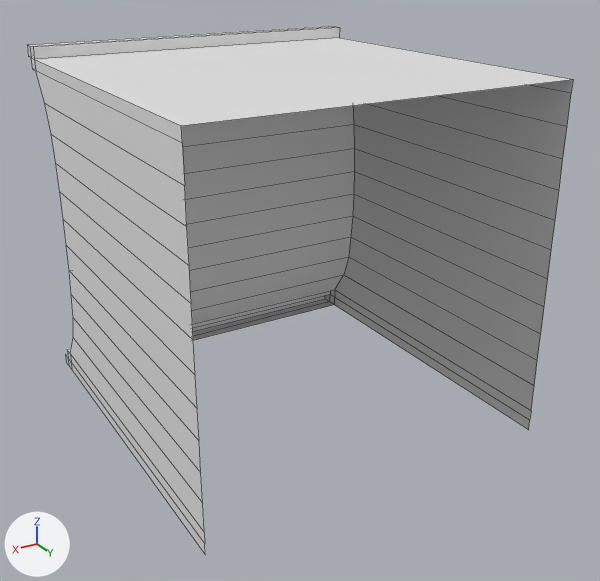
The FBX model Assets/02 Models/BuildingBlocks/BlockModels/RoofCenter.fbx, before and after one commit.
Both versions are drawn from a camera (50 mm lens) standing at (-0.916, 1.887, 2.786) and looking at (-2.02, 0.047, 1.866). Lighting does not change. The marker at lower left points along +X, +Y and +Z. Mesh edges are drawn as thin lines. Where no turn or scale is listed for an object, it has been applied to the vertices.

Names of what the first picture shows: 'RoofCenter'.
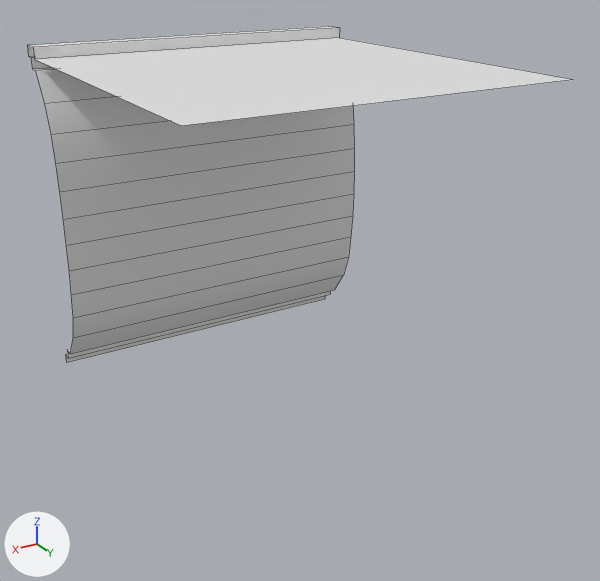
Location of each change, [x1, y1, x2, y2] in pixels of the pictures (600 x 581 px):
'RoofCenter', reshaped (36% shorter)
    before: [27, 26, 573, 553]
    after: [27, 26, 573, 363]
part 1 of me_mesh, cut back
    before: [27, 26, 573, 553]
    after: [28, 26, 337, 48]

Diff of the bpy script that builds the scene:
```diff
--- a/Assets/02 Models/BuildingBlocks/BlockModels/RoofCenter.fbx.py
+++ b/Assets/02 Models/BuildingBlocks/BlockModels/RoofCenter.fbx.py
@@ me_mesh @@
 # used by ob_roofcenter; location = (-2.0, 0.5, 1.5)
-me_mesh.from_pydata(...)  # 82 vertices, 65 faces; spans x -0.5..0.5, y -1.064..0.0, z 0.0..1.0
+me_mesh.from_pydata(...)  # 46 vertices, 22 faces; spans x -0.5..0.5, y -1.064..0.0, z 0.0..1.0
+# me_mesh part 1
+# 36 vertices are removed from x -0.5..0.5, y -1.032..0.0, z 0.0..1.0
+# 44 faces are deleted
+# 1 new face joins them
```
